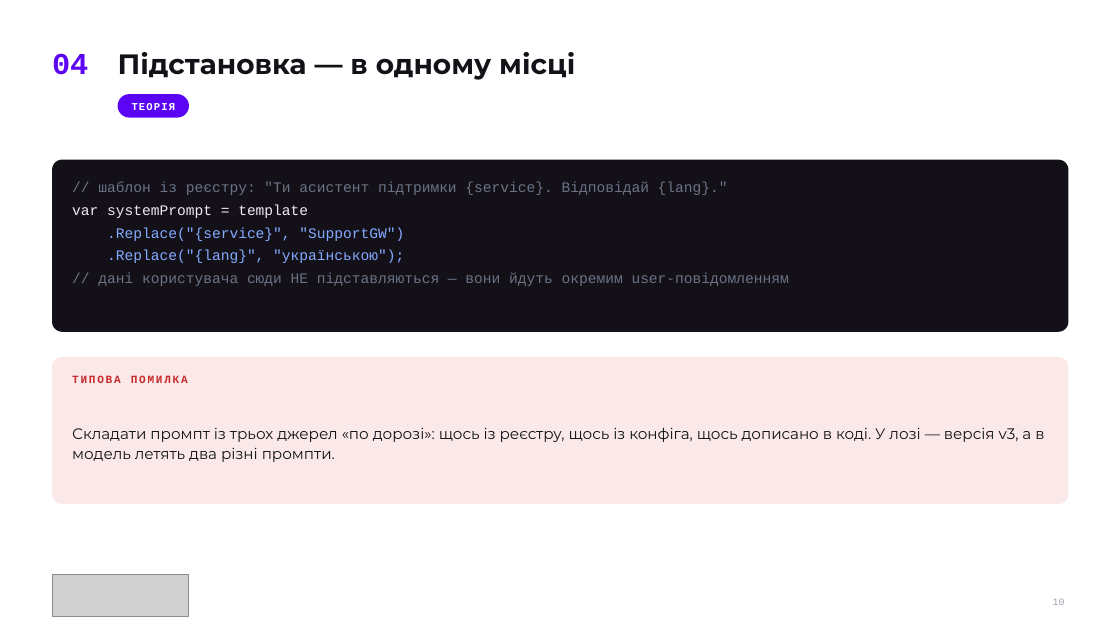
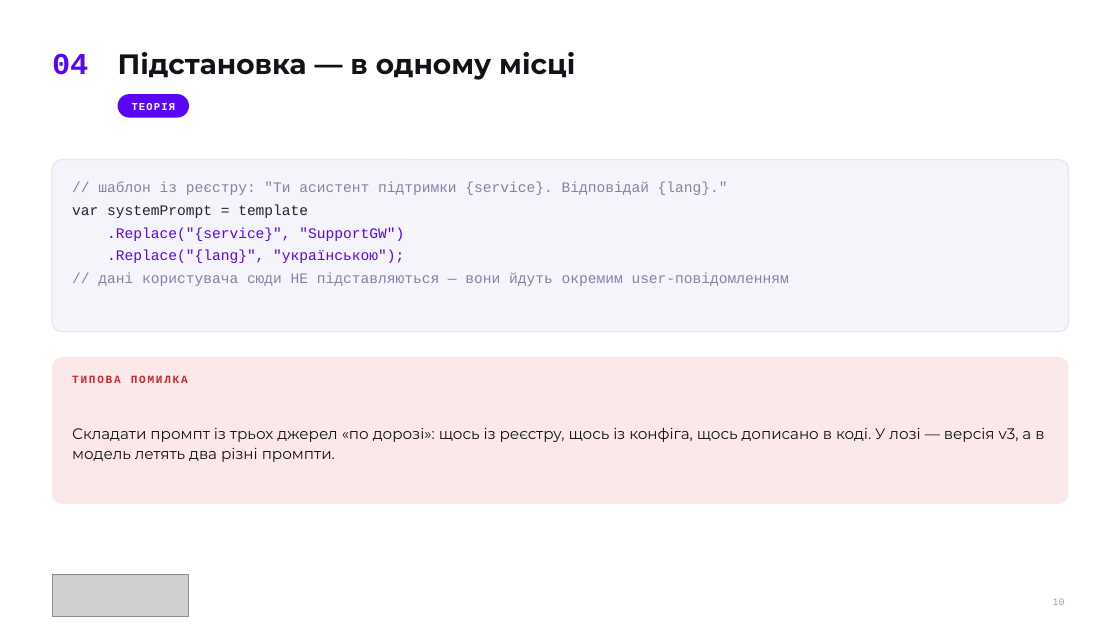
Before and after one commit to TarasFedorenkoFTV/llmops-bootcamp, a slide deck: slide 10 of docs/decks/L02.pptx. Drawn at 1120x630 pixels with LibreOffice and Linux fonts; fonts in the diff are those of the drawing; grey boxes stand for pictures. Boxes give left, top, right and bottom in pixels: in the first picture for what was removed or moved away, otherwise in the second. Text is boxed around its words. In the diff, an @@ line names an element or a change of style, - is before the commit and + after.

```diff
--- a/docs/decks/L02.pptx
+++ b/docs/decks/L02.pptx
@@ rounded rectangle at <box>52,160,1069,332</box>: fill #141018 to #F5F4FA; outline none to #E6E7EC 1 pt @@
@@ text "// шаблон із реєстру: "Ти ..." at <box>72,182,789,286</box>: text colour #6A7385 to #8A7FA6 in "// шаблон із реєстру: "Ти асистент підтримки ...", "// дані користувача сюди НЕ підставляються — ..."; text colour #ECE8F6 to #23262F in "var systemPrompt = template"; text colour #82AAFF to #5A05F4 in ".Replace("{service}", "SupportGW")", ".Replace("{lang}", "українською");" @@
```
Also in this commit, not shown: 5 other slides changed, 23 other files.
